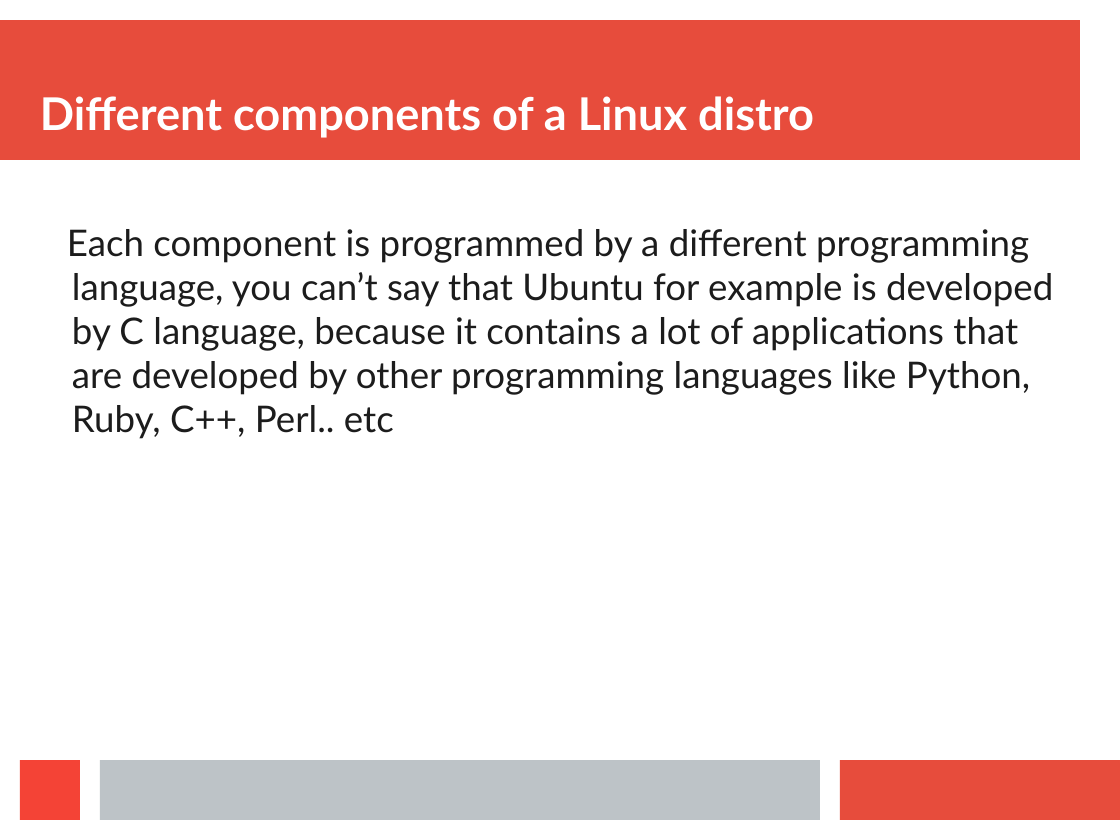
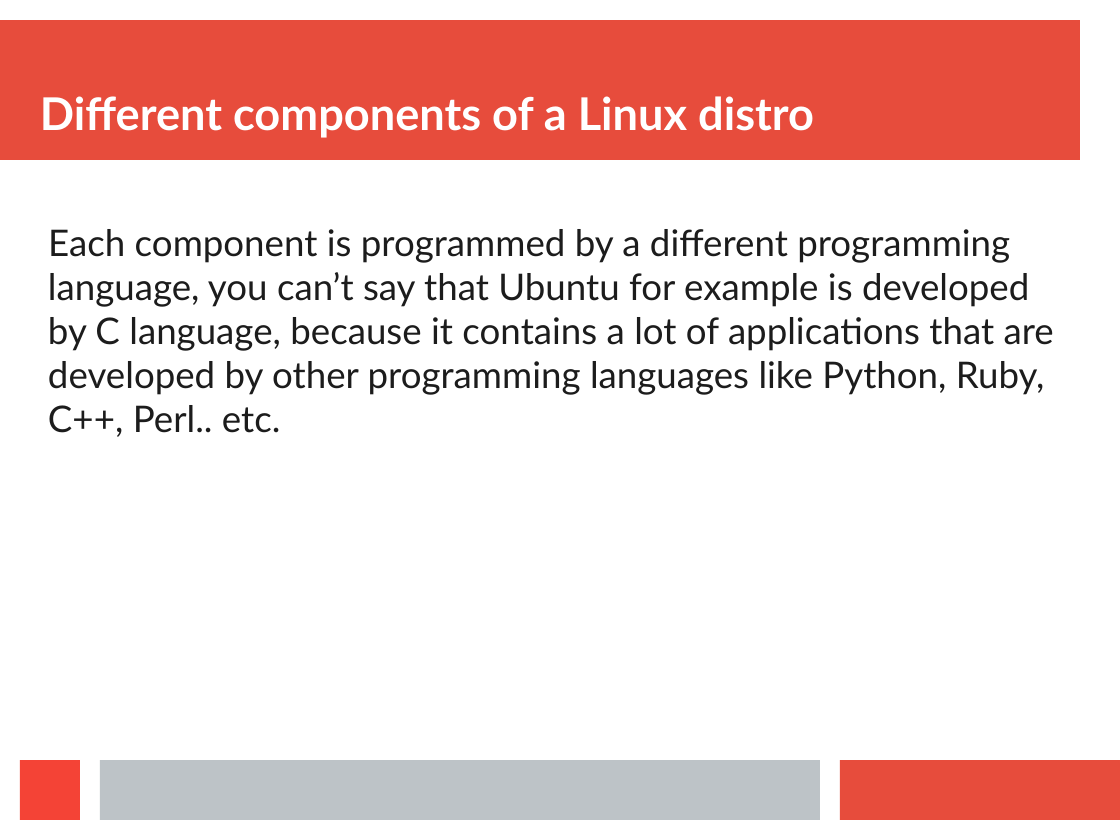
Before and after one commit to anand-k/EmbeddedSw, a slide deck: slide 5 of Learn_Linux/Components_linux_distro.pptx. Drawn at 1120x840 pixels with LibreOffice and Linux fonts; fonts in the diff are those of the drawing. Boxes give left, top, right and bottom in pixels: in the first picture for what was removed or moved away, otherwise in the second. Text is boxed around its words. In the diff, an @@ line names an element or a change of style, - is before the commit and + after.

```diff
--- a/Learn_Linux/Components_linux_distro.pptx
+++ b/Learn_Linux/Components_linux_distro.pptx
@@ text at bbox=[48, 229, 1054, 437]: text changed @@
-Each component is programmed by a different programming language, you can’t say that Ubuntu for example is developed by C language, because it contains a lot of applications that are developed by other programming languages like Python, Ruby, C++, Perl.. etc
+Each component is programmed by a different programming language, you can’t say that Ubuntu for example is developed by C language, because it contains a lot of applications that are developed by other programming languages like Python, Ruby, C++, Perl.. etc.
```
Also in this commit, not shown: 3 other slides changed, 1 other file.
